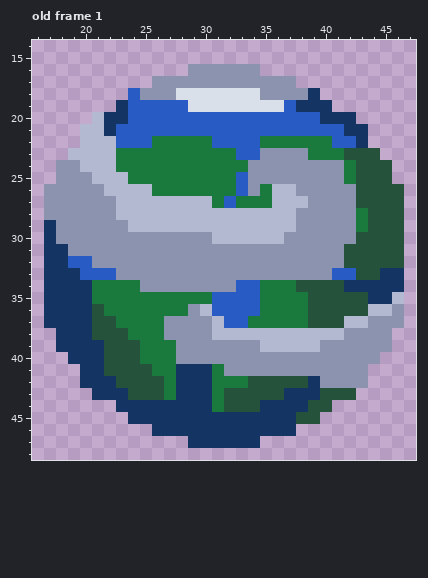
Pixel-art file, stored at Assets/desenhoOrbit/mundo.aseprite. Above is the file before it was changed.
64x64 pixels, 1 frame. Shown: old frame 1: x 16..47, y 14..48. The commit also changed other frames, which this record leaves out.
Once edited:
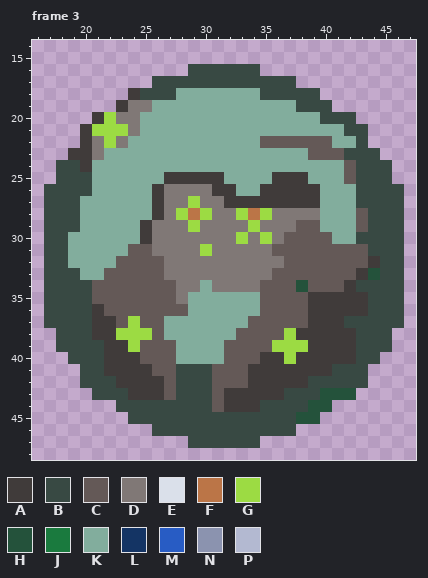
Palette (. is transparent): A #403b3a  B #384943  C #645957  D #807876  E #dae0ea  F #bb7547  G #9cdb43  H #24523b  J #1a7a3e  K #82ad9d  L #143464  M #285cc4  N #8b93af  P #b3b9d1
A new or re-ordered frame is compared with the old frame closest to it.
Edits made:
frames 1 -> 3
Changed rows in their new state; - is an unchanged pixel.
Frame 3 is new; against old frame 1:
first column x 17:
16 ------------BBBBBB------------
17 ---------BBBBBBBBBBBB---------
18 -------ABBBKKKKKKKBBBBB-------
19 ------ADDKKKKKKKKKKKKBBB------
20 ----AGDDKKKKKKKKKKKKKKKBBB----
21 ---AGGGDKKKKKKKKKKKKKKKKKBB---
22 ---ADGDKKKKKKKKKKKCCCCCCKKB---
23 --AADKKKKKKKKKKKKKKKKKCCCBBB--
24 -BBAKKKKKKKKKKKKKKKKKKKKKCBBB-
25 -BBBKKKKKKAAAAAKKKKAAAKKKCBBB-
26 BBBBKKKKKADDDDAAKKAAAAAKKKBBBB
27 BBBKKKKKKADDGDDAAAAAAAAKKKBBBB
28 BBBKKKKKKADGFGDDGFGDDDDKKKCBBB
29 BBBKKKKKADDDGDDDDGDDDCCKKKCBBB
30 BBKKKKKKADDDDDDDGDGDCCCCKKBBBB
31 BBKKKKKCCDDDDGDDDDDCCCCCCCCBBB
32 BBKKKKCCCCDDDDDDDDDDCCCCCCCABB
33 BBBKKCCCCCDDDDDDDDDCCCCCCCA-BB
34 BBBBCCCCCCCDDKDDDDCCC-CCCABBBB
35 BBBBCCCCCCCDKKKKKKCCCCAAAAABBB
36 BBBBACCCCCCCKKKKKKCCCCAAAAABBB
37 BBBBAACGCCKKKKKKKCCCCCAAABBBBB
38 -BBBAAGGGCKKKKKKCCCCGAAAAABBB-
39 -BBBBAAGCCCKKKKCCCCGGGAAAABBB-
40 --BBBAAACCCKKKKCCCAAGAAAAABB--
41 ---BBAAAACCBBBCCCAAAAAAABBB---
42 ---BBBAAAACBBBCCCAAAAABBBBB---
43 ----BBBAAACBBBCAAAAABBB-------
44 ------BBBBBBBBCAAABBBB--------
45 -------BBBBBBBBBBBBBB---------
46 ---------BBBBBBBBBBBB---------
47 ------------BBBBBB------------
Where, in picture pixels (left, top, right, bottom), the same in both pictures:
changed: (44, 64, 404, 448)
